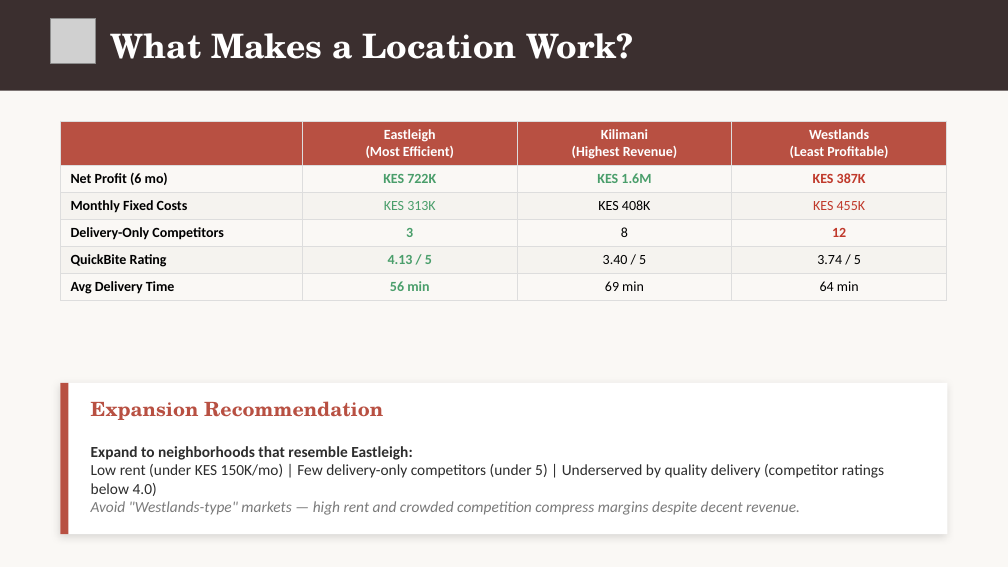
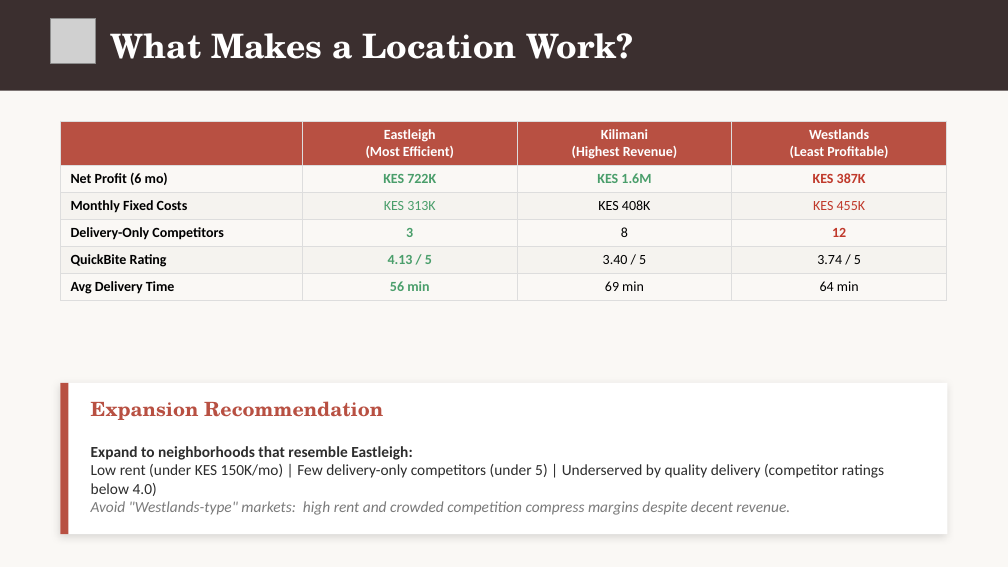
Before and after one commit to Diana-Injelwa/Quickbites-Case-Study, a slide deck: slide 4 of Quickbites Analysis.pptx. Drawn at 1008x567 pixels with LibreOffice and Linux fonts; fonts in the diff are those of the drawing; grey boxes stand for pictures. Boxes give left, top, right and bottom in pixels: in the first picture for what was removed or moved away, otherwise in the second. Text is boxed around its words. In the diff, an @@ line names an element or a change of style, - is before the commit and + after.

```diff
--- a/Quickbites Analysis.pptx
+++ b/Quickbites Analysis.pptx
@@ text at [91, 501, 790, 515]: text changed @@
-Avoid "Westlands-type" markets — high rent and crowded competition compress margins despite decent revenue.
+Avoid "Westlands-type" markets: high rent and crowded competition compress margins despite decent revenue.
```
Also in this commit, not shown: 7 other slides changed, 1 slide removed, 1 other file.
